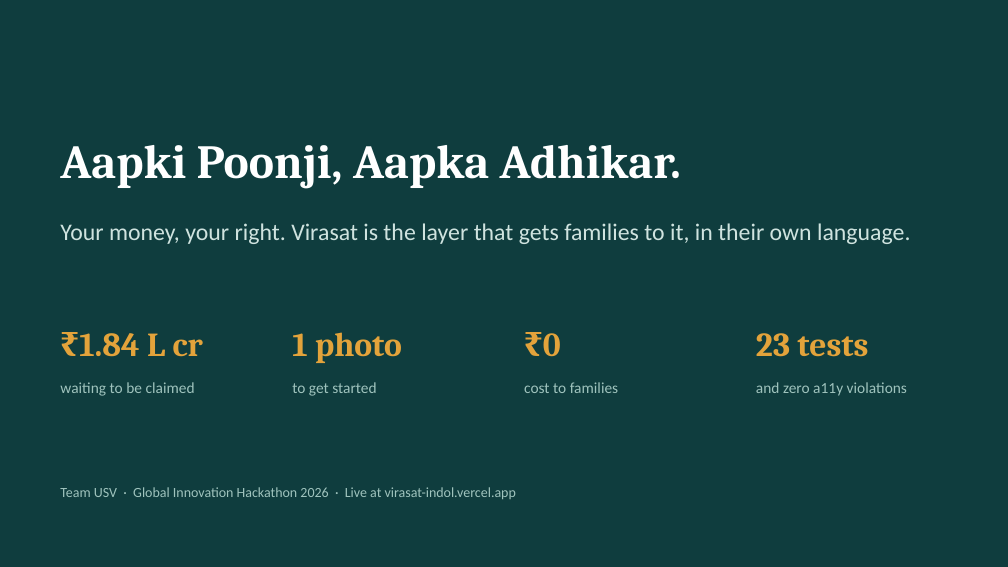
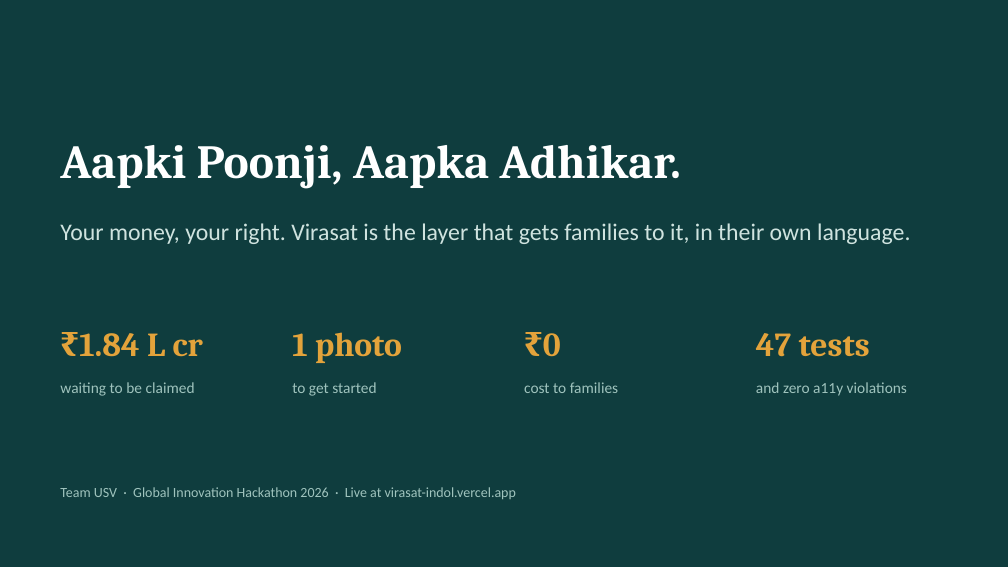
Before and after one commit to usv240/virasat, a slide deck: slide 14 of public/docs/Virasat-Team-USV-Deck.pptx. Drawn at 1008x567 pixels with LibreOffice and Linux fonts; fonts in the diff are those of the drawing. Boxes give left, top, right and bottom in pixels: in the first picture for what was removed or moved away, otherwise in the second. Text is boxed around its words. In the diff, an @@ line names an element or a change of style, - is before the commit and + after.

```diff
--- a/public/docs/Virasat-Team-USV-Deck.pptx
+++ b/public/docs/Virasat-Team-USV-Deck.pptx
@@ text at bbox=[756, 333, 870, 357]: text changed @@
-23 tests
+47 tests
```
Also in this commit, not shown: 2 other slides changed, 12 other files.
